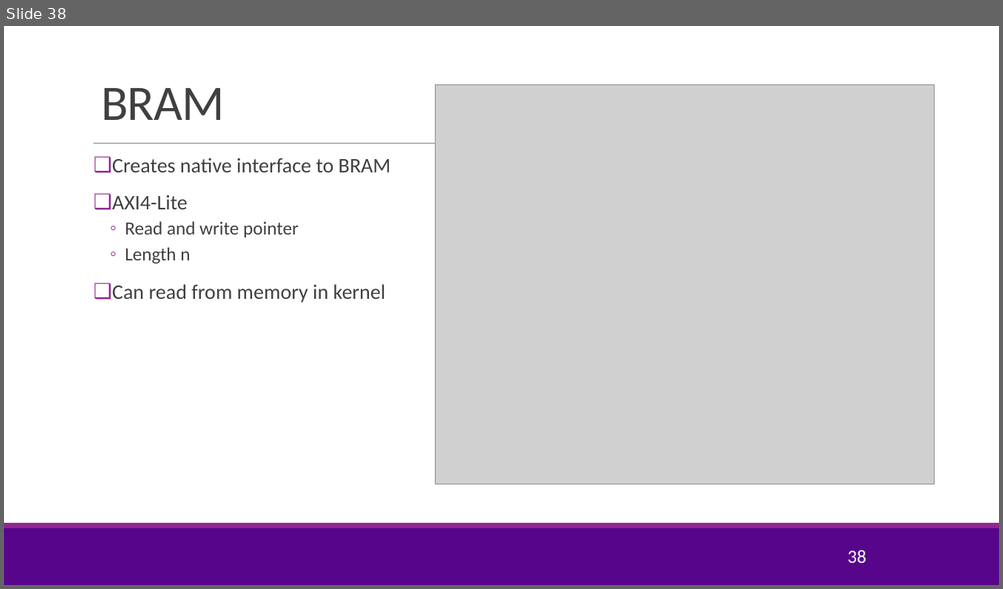
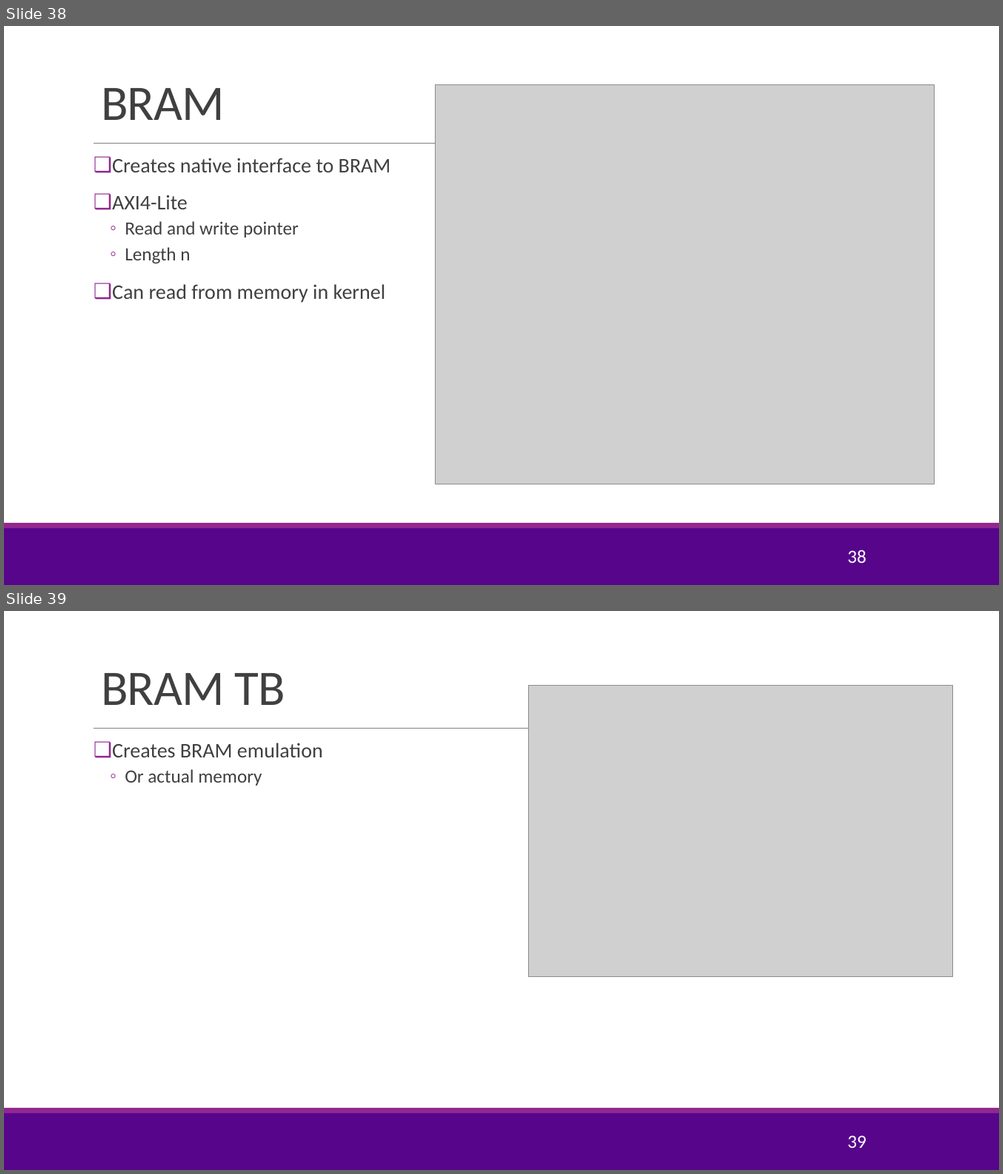
Before and after one commit to tonykorycki/hwdesign, a slide deck: units/unit08_sharedmem/sharedmem.pptx. Shown one above the other, each under a label of ours: slide 38 before the commit, slides 38 and 39 after it. The pictures are 1003x589 and 1003x1174 pixels, drawn with LibreOffice and Linux fonts; fonts in the diff are those of the drawing; grey boxes stand for pictures; background and template pictures are left out. Boxes give left, top, right and bottom in pixels: in the first picture for what was removed or moved away, otherwise in the second. Text is boxed around its words. In the diff, an @@ line names an element or a change of style, - is before the commit and + after.

Commit message:
Added lectures for shared memory

```diff
--- a/units/unit08_sharedmem/sharedmem.pptx
+++ b/units/unit08_sharedmem/sharedmem.pptx
@@ slide 39 added at (4,611,999,1170), background #FFFFFF; not listed: 3 template elements that a slide beside it also shows @@
@@ title added at (101,673,286,705), 48 pt, text #404040 @@
+BRAM TB
@@ picture added at (529,686,953,977) @@
@@ text added at (112,743,323,786), 20 pt, text #404040 @@
+❑ Creates BRAM emulation
+  ◦ Or actual memory
@@ page number added at (847,1136,866,1148), 18 pt, text #FFFFFF @@
+39
```
Also in this commit, not shown: 8 other slides added, 3 other files.
